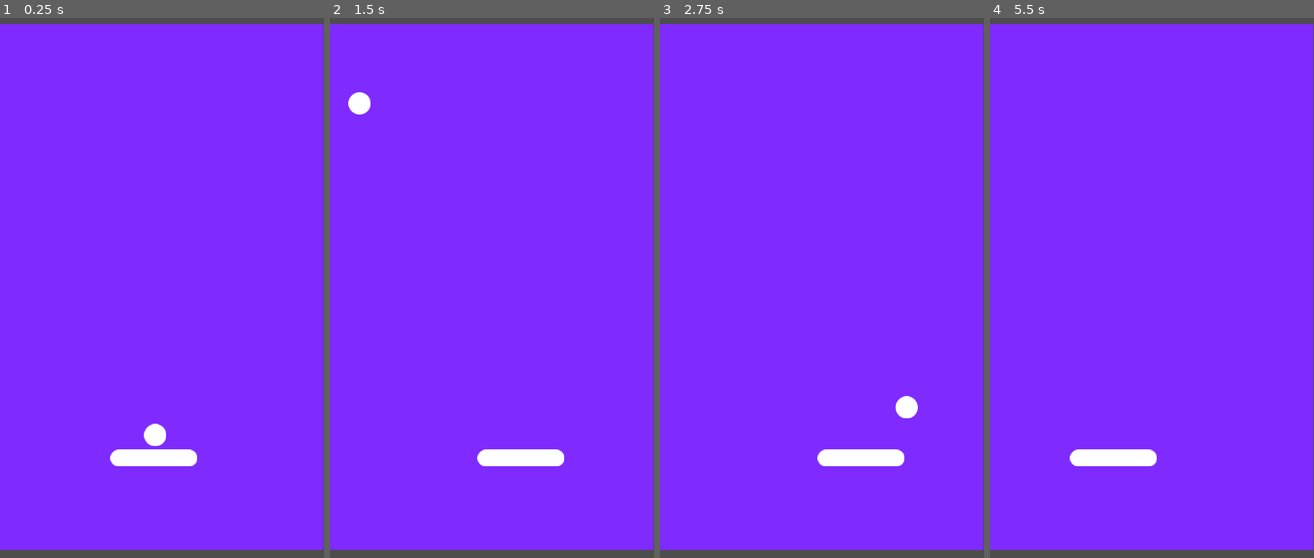
Above: before the commit, frames 1-4 (left to right).
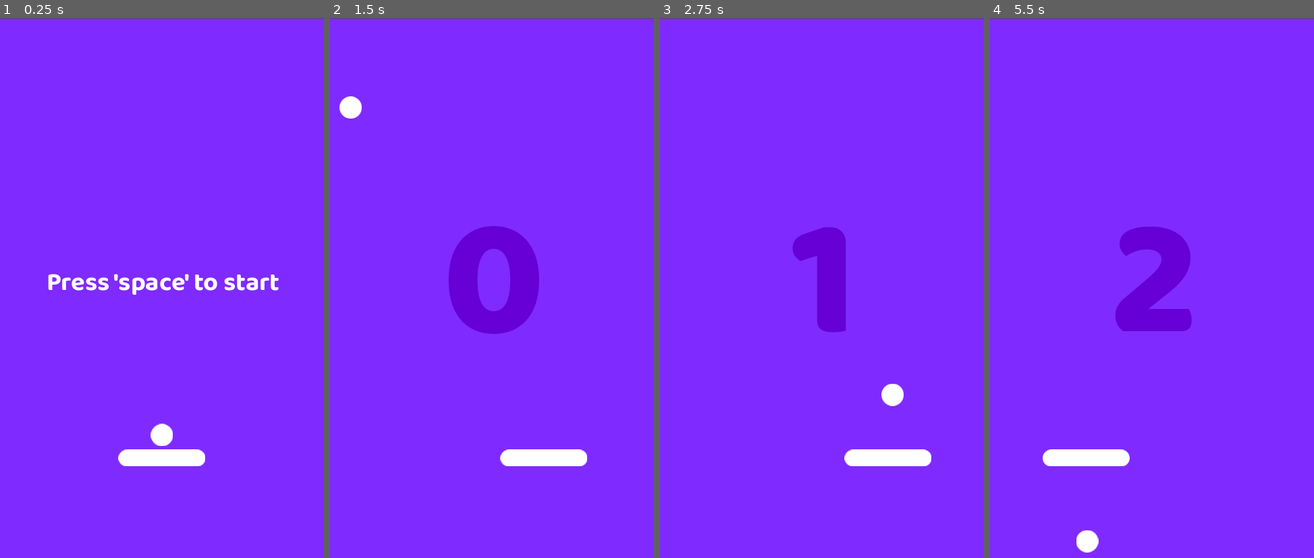
Above: after the commit, the same moments.

Repository: lusgaoliveira/space-pong
Game: Godot game, scene res://game.tscn
Same seed, same stepped clock (60 frames per second), same inputs: the game is played once before the commit and once after it.
Inputs:
- Up to frame 1 (0.25 s): no input
- Up to frame 2 (1.5 s): tap Space (Start) at 0.5, 1.35 s; hold Right (ui_right) 0.53-1.28 s; hold Space (Start) 0.53-1.28 s; hold Left (ui_left) from 1.28 s (still down)
- Up to frame 3 (2.75 s): release Left (ui_left) at 2.03 s; hold Right (ui_right) from 2.03 s (still down); hold Space (Start) from 2.03 s (still down)
- Up to frame 4 (5.5 s): release Space (Start) at 2.78 s; tap Space (Start) at 2.85, 4.35 s; release Right (ui_right) at 3.53 s; hold Space (Start) 3.53-4.28 s; hold Left (ui_left) from 3.53 s (still down); hold Space (Start) from 5.03 s (still down)

The runs differ from the first frame. In frame 1, 4.1% of the frame differs, in the area x 0-100%, y 0-100%; in frame 2, 7.0%; in frame 3, 5.7%; in frame 4, 6.3%.

Commit message:
feat: add pongs count, label to tutor the player and reload game when ball falls

Diff:
--- a/game.tscn
+++ b/game.tscn
@@ -1,28 +1,52 @@
-[gd_scene load_steps=7 format=3 uid="uid://c3upx22gfnhok"]
+[gd_scene load_steps=12 format=3 uid="uid://c3upx22gfnhok"]
 
+[ext_resource type="Script" uid="uid://bg5xidfyib4s0" path="res://scripts/game.gd" id="1_7jktm"]
 [ext_resource type="Texture2D" uid="uid://bs0i26o1ta4m2" path="res://sprites/Fundo1.png" id="1_80nbo"]
 [ext_resource type="PackedScene" uid="uid://d18b37vk8m2sl" path="res://scenes/player.tscn" id="2_e2o6t"]
+[ext_resource type="FontFile" uid="uid://ddfux6f5v6d3n" path="res://fonts/BalooThambi2-ExtraBold.ttf" id="3_7jktm"]
 [ext_resource type="PackedScene" uid="uid://bkcytdmhfojrs" path="res://scenes/bail.tscn" id="3_feb5d"]
+[ext_resource type="FontFile" uid="uid://iu42loqn8uh" path="res://fonts/BalooThambi2-Bold.ttf" id="4_fc0e3"]
+
+[sub_resource type="LabelSettings" id="LabelSettings_7jktm"]
+font = ExtResource("3_7jktm")
+font_size = 250
+font_color = Color(0.399571, 0.0019408244, 0.8376983, 1)
 
 [sub_resource type="RectangleShape2D" id="RectangleShape2D_e2o6t"]
 size = Vector2(633, 53)
 
 [sub_resource type="RectangleShape2D" id="RectangleShape2D_feb5d"]
-size = Vector2(75, 774.00024)
+size = Vector2(75, 769.9998)
 
 [sub_resource type="RectangleShape2D" id="RectangleShape2D_fc0e3"]
 size = Vector2(632.6875, 60.5)
 
+[sub_resource type="LabelSettings" id="LabelSettings_ryrav"]
+font = ExtResource("4_fc0e3")
+font_size = 38
+
 [node name="Game" type="Node2D"]
+script = ExtResource("1_7jktm")
 
 [node name="Background" type="Sprite2D" parent="."]
-position = Vector2(-3, 9)
-scale = Vector2(0.892593, 0.811458)
+position = Vector2(-0.99999976, 1)
+scale = Vector2(0.8907407, 0.834375)
 texture = ExtResource("1_80nbo")
 centered = false
 
+[node name="Pongs" type="Label" parent="."]
+visible = false
+offset_left = -2.0
+offset_top = -2.0
+offset_right = 488.0
+offset_bottom = 782.0
+text = "0"
+label_settings = SubResource("LabelSettings_7jktm")
+horizontal_alignment = 1
+vertical_alignment = 1
+
 [node name="Player" parent="." instance=ExtResource("2_e2o6t")]
-position = Vector2(228, 652)
+position = Vector2(240, 652)
 
 [node name="TopWall" type="StaticBody2D" parent="."]
 position = Vector2(0, -48)
@@ -34,13 +58,13 @@
 [node name="LeftWall" type="StaticBody2D" parent="."]
 
 [node name="CollisionShape2D" type="CollisionShape2D" parent="LeftWall"]
-position = Vector2(-40, 403.00024)
+position = Vector2(-40, 400.00006)
 shape = SubResource("RectangleShape2D_feb5d")
 
 [node name="RightWall" type="StaticBody2D" parent="."]
 
 [node name="CollisionShape2D" type="CollisionShape2D" parent="RightWall"]
-position = Vector2(518, 398.00012)
+position = Vector2(518, 399.0001)
 shape = SubResource("RectangleShape2D_feb5d")
 
 [node name="Hole" type="Area2D" parent="."]
@@ -52,4 +76,15 @@
 debug_color = Color(0.88788, 0.282789, 0.437694, 0.42)
 
 [node name="Ball" parent="." instance=ExtResource("3_feb5d")]
-position = Vector2(230, 618)
+z_index = 1
+position = Vector2(240, 618)
+
+[node name="Tutorial" type="Label" parent="."]
+offset_right = 484.0
+offset_bottom = 785.0
+text = "Press 'space' to start"
+label_settings = SubResource("LabelSettings_ryrav")
+horizontal_alignment = 1
+vertical_alignment = 1
+
+[connection signal="body_entered" from="Hole" to="." method="_on_hole_body_entered"]
--- a/scripts/ball.gd
+++ b/scripts/ball.gd
@@ -4,6 +4,7 @@
 var start_speed = 500
 var incremental_speed = 1.02
 var angle = [-250, 250]
+var pongs = 0
 
 func _physics_process(delta):
 	if Input.is_action_pressed("Start") and !started:
@@ -13,7 +14,13 @@
 		var collision = move_and_collide(velocity*delta)
 
 		if collision != null:
-			velocity = velocity.bounce(collision.get_normal()) * incremental_speed
+			if collision.get_collider().name == "TopWall":
+				pongs += 1
+				velocity = velocity.bounce(collision.get_normal()) * incremental_speed
+			else:
+				velocity = velocity.bounce(collision.get_normal())
+			print(pongs)
+		print(velocity)
 
 func start_game():
 	started = true
--- /dev/null
+++ b/scripts/game.gd
@@ -0,0 +1,17 @@
+extends Node2D
+
+@onready var ball = $Ball
+@onready var label_pongs = $Pongs
+@onready var label_tutorial = $Tutorial
+
+#Always execute
+func _process(delta):
+	if ball.started:
+		label_pongs.visible = true
+		label_tutorial.visible = false
+
+	label_pongs.text = str(ball.pongs)
+
+
+func _on_hole_body_entered(body: Node2D) -> void:
+	get_tree().reload_current_scene()
--- a/scripts/player.gd
+++ b/scripts/player.gd
@@ -1,6 +1,6 @@
 extends CharacterBody2D
 
-@export var speed = 100
+@export var speed = 140
 var ball
 
 func _ready():
Binary file added: fonts/BalooThambi2-Bold.ttf
Not shown, added: fonts/BalooThambi2-Bold.ttf.import
Binary file added: fonts/BalooThambi2-ExtraBold.ttf
Not shown, added: fonts/BalooThambi2-ExtraBold.ttf.import
Not shown, added: scripts/game.gd.uid
